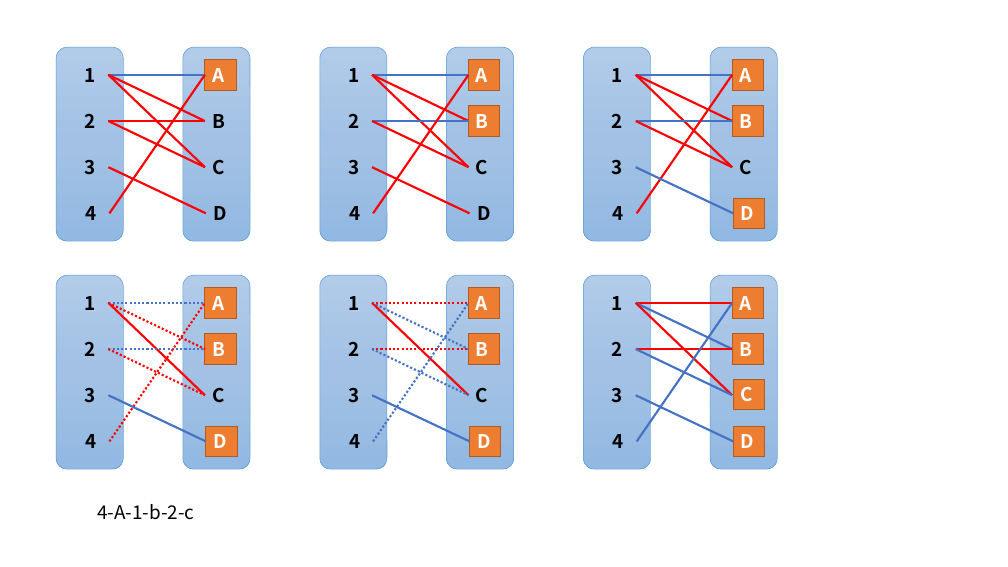
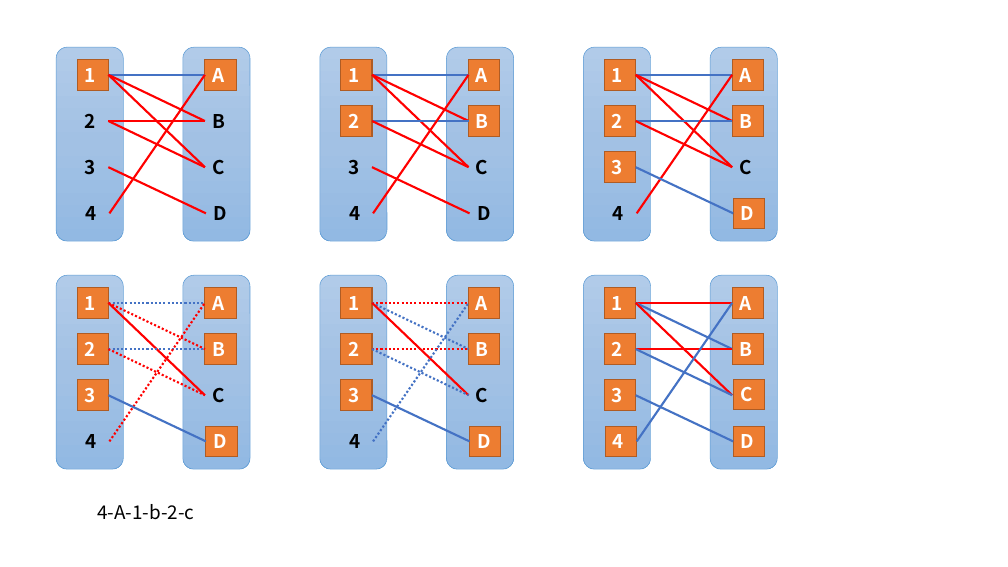
Before and after one commit to DaleChen0351/xmind_repos, a slide deck: slide 6 of temp/hungarian.pptx. Drawn at 1008x567 pixels with LibreOffice and Linux fonts; fonts in the diff are those of the drawing. Boxes give left, top, right and bottom in pixels: in the first picture for what was removed or moved away, otherwise in the second. Text is boxed around its words. In the diff, an @@ line names an element or a change of style, - is before the commit and + after.

Commit message:
changed ppt

```diff
--- a/temp/hungarian.pptx
+++ b/temp/hungarian.pptx
@@ 16 rectangles: place and size @@
-16 rectangles at (85,68,624,448)
+16 rectangles at (77,60,637,457)
@@ text colour #000000 to #FFFFFF; fill none to #ED7D31; outline none to #AF5C24 1 pt in 16 elements at (77,60,108,90), (341,60,372,90), (341,106,372,136), (77,287,108,318), (77,334,108,364), (77,380,108,411), (605,60,636,90), (605,106,636,136), (605,152,636,182), (341,287,372,318), (341,334,372,364), (341,380,372,411), (605,287,636,318), (605,334,636,364), (605,380,636,411), (606,426,637,457) @@
```
Also in this commit, not shown: 2 other files.
